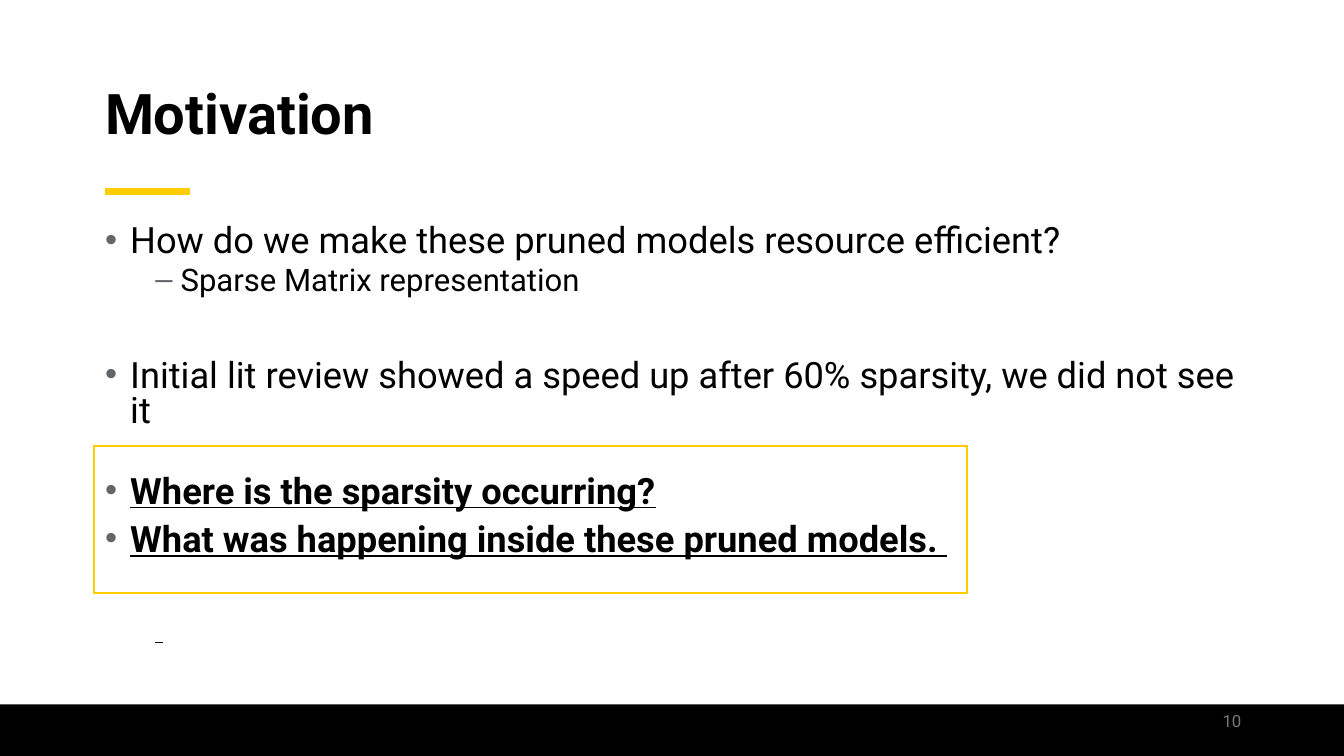
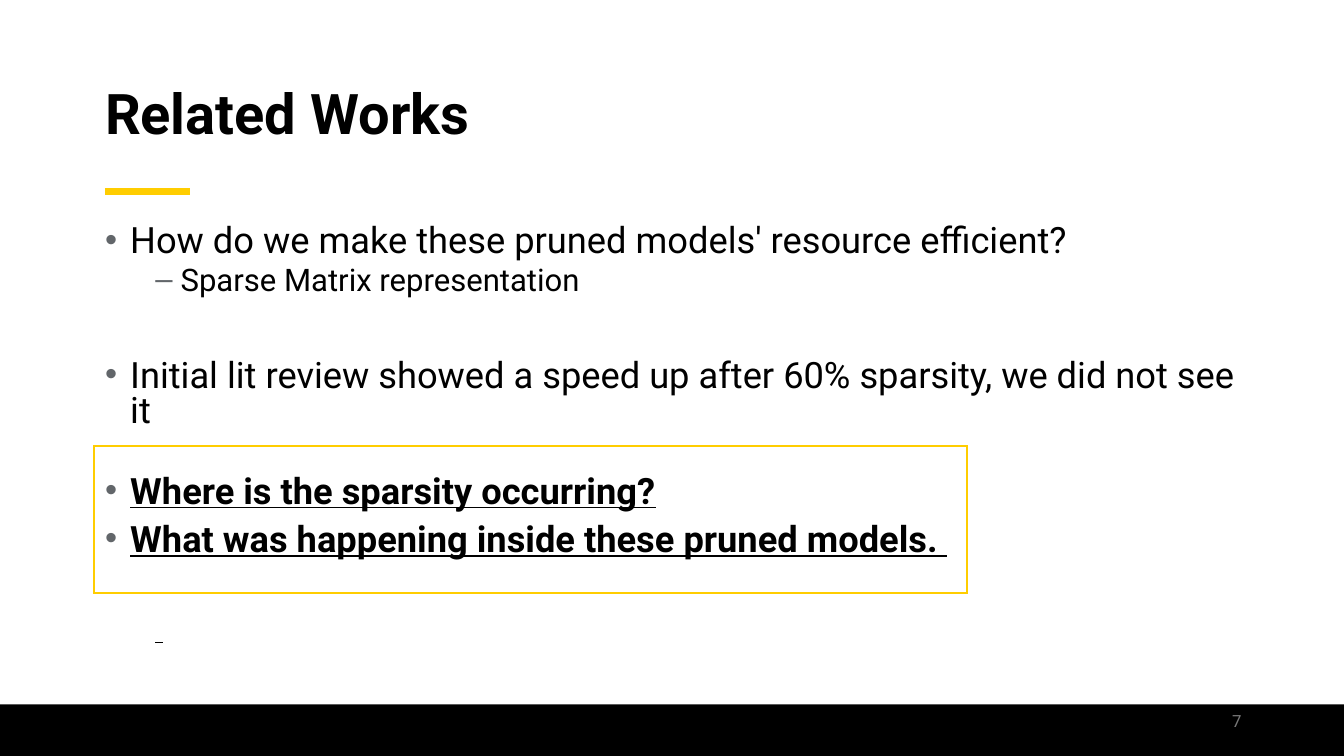
Before and after one commit to jamilgafur/Presentation, a slide deck: slide 7 of Presentation.pptx (slide 10 before the commit). Drawn at 1344x756 pixels with LibreOffice and Linux fonts; fonts in the diff are those of the drawing; background and template pictures are left out. Boxes give left, top, right and bottom in pixels: in the first picture for what was removed or moved away, otherwise in the second. Text is boxed around its words. In the diff, an @@ line names an element or a change of style, - is before the commit and + after.

```diff
--- a/Presentation.pptx
+++ b/Presentation.pptx
@@ text at box(105, 92, 469, 135): text changed @@
-Motivation
+Related Works
@@ text at box(130, 225, 1066, 261): text changed @@
-• How do we make these pruned models resource efficient?
+• How do we make these pruned models' resource efficient?
@@ page number at box(1232, 715, 1241, 727): text changed @@
-10
+7
```
Also in this commit, not shown: 9 other slides changed, 7 slides added, 9 slides removed.
